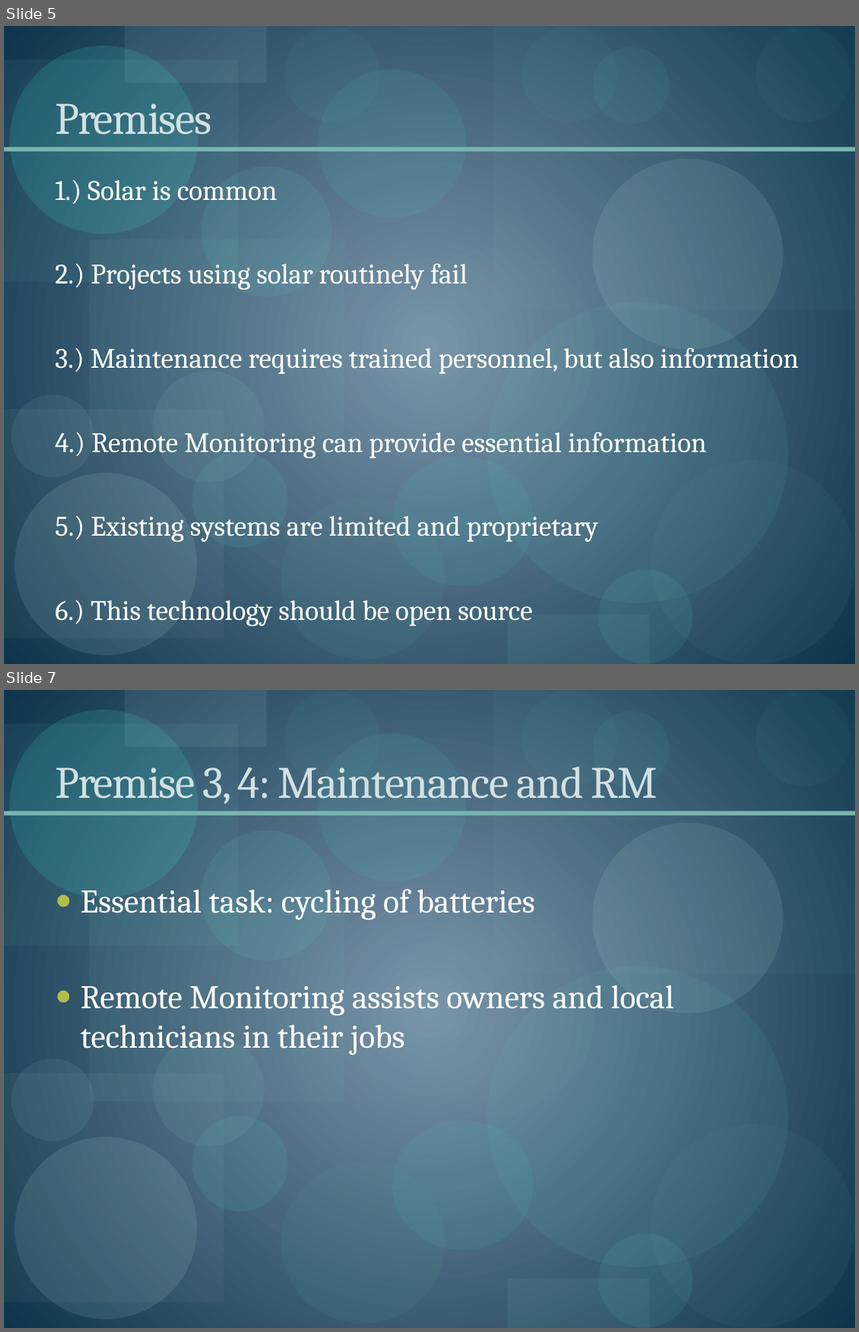
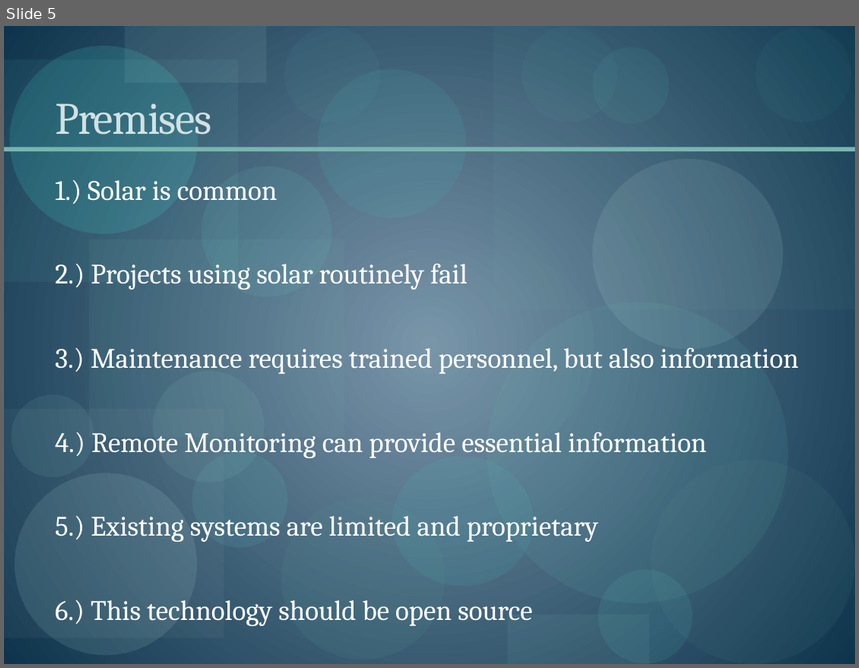
Before and after one commit to nikwolfe7/solar-monitoring-project, a slide deck: doc/MagnaPresentation.pptx. Shown one above the other, each under a label of ours: slides 5 and 7 before the commit, slide 5 after it; the slides between them are not shown. The pictures are 859x1332 and 859x668 pixels, drawn with LibreOffice and Linux fonts; fonts in the diff are those of the drawing. Boxes give left, top, right and bottom in pixels: in the first picture for what was removed or moved away, otherwise in the second. Text is boxed around its words. In the diff, an @@ line names an element or a change of style, - is before the commit and + after.

```diff
--- a/doc/MagnaPresentation.pptx
+++ b/doc/MagnaPresentation.pptx
@@ slide 7 removed at [4,690,855,1328], background gradient #7B96AA to #0E354D; not listed: 25 template elements that a slide beside it also shows @@
@@ title removed at [55,767,658,804] @@
-Premise 3, 4: Maintenance and RM
@@ text removed at [81,889,674,1056] @@
-● Essential task: cycling of batteries
-● Remote Monitoring assists owners and local technicians in their jobs
```
Also in this commit, not shown: 1 slide added, 1 other slide removed, 6 other files.
